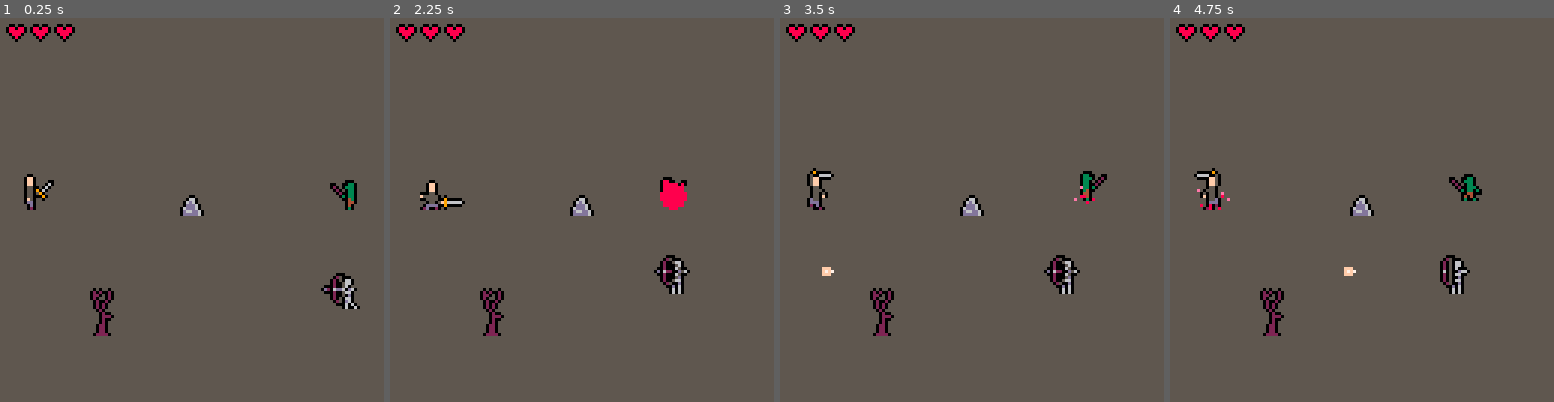
Above: before the commit, frames 1-4 (left to right).
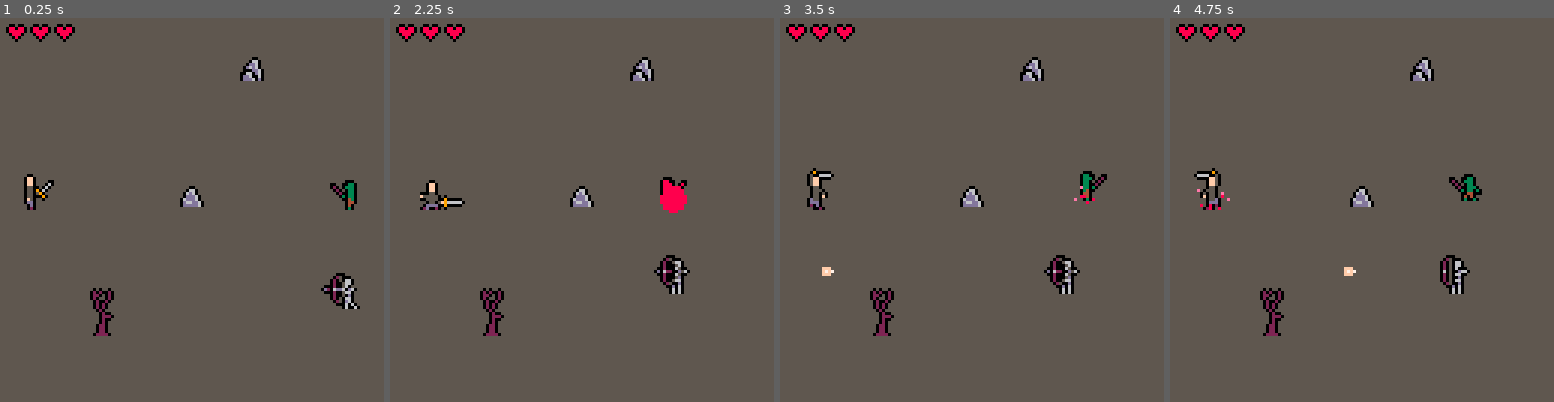
Above: after the commit, the same moments.

Repository: ironchestgames/pico-8-carts
Game: PICO-8 cartridge vvoe2.p8
Same seed, same stepped clock (60 frames per second), same inputs: the game is played once before the commit and once after it.
Inputs:
- Up to frame 1 (0.25 s): no input
- Up to frame 2 (2.25 s): tap X (X key) at 0.33, 1.07, 1.85 s; tap O (Z key) at 0.7, 1.7, 2.1 s; hold Right 1.6-2.1 s; hold Up from 2.15 s (still down)
- Up to frame 3 (3.5 s): release Up at 2.42 s; hold Right 2.47-3.03 s; tap O (Z key) at 2.5, 2.9, 3.3 s; tap X (X key) at 2.97 s; hold Left from 3.08 s (still down)
- Up to frame 4 (4.75 s): release Left at 3.58 s; hold Down 3.63-3.97 s; tap O (Z key) at 3.7, 4.1, 4.5 s; hold Right 4.02-4.68 s; tap X (X key) at 4.08 s; hold Up from 4.73 s (still down)

The runs differ from the first frame. In frame 1, 0.7% of the frame differs, in the area x 46-69%, y 10-52%; in frame 2, 0.7%, in the area x 46-78%, y 10-52%; in frame 3, 0.7%; in frame 4, 0.7%.

Commit message:
vvoe2 - remove special case for props and make them actors

Diff:
--- a/vvoe2.p8
+++ b/vvoe2.p8
@@ -394,7 +394,7 @@
  _a.toocloseto,
  _a.a,
  _a.hh,
- _a.drawtype
+ _a.yoff
    =
    'idling',
    0,
@@ -405,8 +405,8 @@
    _a.comfydist or 1,
    {},
    0,
-   5,
-   'actor'
+   _a.hh or 5,
+   _a.yoff or 0
  return _a
 end
 
@@ -963,20 +963,23 @@
  add(actors,newmeleetroll(120,64))
  add(actors,newbowskele(120,100))
 
- add(props,{
-  x=64,y=64,
+ add(props,actfact({
+  x=64,y=60,
   hw=4,hh=2,
-  sprite=80,
-  drawtype='prop',
- })
-
- add(props,{
+  idling={pfn'0,41,8,7, -4,-4,'},
+ }))
+
+ add(props,actfact({
+  x=84,y=18,
+  hw=4,hh=2,
+  idling={pfn'8,40,8,8, -4,-5,'},
+ }))
+
+ add(props,actfact({
   x=34,y=104,
   hw=4,hh=2,
-  istall=true,
-  sprite=96,
-  drawtype='prop',
- })
+  idling={pfn'0,48,8,16, -4,-14,'},
+ }))
 
  music(theme*10,0,0b0011)
  if boss then
@@ -1537,79 +1540,63 @@
  sortony(_drawables)
 
  for _,_d in pairs(_drawables) do
-  if _d.drawtype == 'prop' then
-   local _p=_d
-   -- rect(
-   --  _p.x-_p.hw,
-   --  _p.y-_p.hh,
-   --  _p.x+_p.hw,
-   --  _p.y+_p.hh,
-   --  15)
-
-   spr(_p.sprite,_p.x-4,_p.y-6)
-   if _p.istall then
-    spr(_p.sprite+1,_p.x-4,_p.y-6-8)
-   end
-
-  elseif _d.drawtype == 'actor' then
-   local _a=_d
-   local state=_a.state
-   local _curframe=flr(_a.curframe)
-   local f=_a[state][_curframe]
-
-   for k,v in pairs(_a.cols or {}) do
-    pal(k,v,0)
-   end
-
-   -- draw dmg overlay color
-   if _a.dmgfx_c > 0 then
-    for i=1,15 do
-     pal(i,_a.dmgfx_col,0)
-    end
-   end
-
-   -- draw weapon
-   if _a == avatar and avatar.items.weapon then
-    item=avatar.items.weapon
-    local f=item[state][_curframe]
-    pal(6,item.col,0)
-    sspr(
-     f[1],f[2],
-     f[3],f[4],
-     _a.flipx and _a.x-f[3]-f[5] or _a.x+f[5],
-     _a.y+f[6],
-     f[3],f[4],_a.flipx)
-   end
-
+  local _a=_d
+  local state=_a.state
+  local _curframe=flr(_a.curframe)
+  local f=_a[state][_curframe]
+
+  for k,v in pairs(_a.cols or {}) do
+   pal(k,v,0)
+  end
+
+  -- draw dmg overlay color
+  if _a.dmgfx_c > 0 then
+   for i=1,15 do
+    pal(i,_a.dmgfx_col,0)
+   end
+  end
+
+  -- draw weapon
+  if _a == avatar and avatar.items.weapon then
+   item=avatar.items.weapon
+   local f=item[state][_curframe]
+   pal(6,item.col,0)
    sspr(
     f[1],f[2],
     f[3],f[4],
     _a.flipx and _a.x-f[3]-f[5] or _a.x+f[5],
     _a.y+f[6],
     f[3],f[4],_a.flipx)
-
-   -- draw offhand
-   if _a == avatar and avatar.items.offhand then
-    item=avatar.items.offhand
-    local f=item[state][min(flr(item.curframe),#item[state])]
-    pal(6,item.col,0)
-    sspr(f[1],f[2],f[3],f[4],_a.x+f[5],_a.y+f[6],f[3],f[4],flipx)
-   end
-
-   -- reset colors
-   for i=1,15 do
-    pal(i,i,0)
-   end
-
-   -- rect(
-   --  _a.x-_a.hw,
-   --  _a.y-_a.hh+_a.yoff,
-   --  _a.x+_a.hw,
-   --  _a.y+_a.hh+_a.yoff,
-   --  13)
-
-   -- circfill(_a.x,_a.y,1,14)
-  end
+  end
+
+  sspr(
+   f[1],f[2],
+   f[3],f[4],
+   _a.flipx and _a.x-f[3]-f[5] or _a.x+f[5],
+   _a.y+f[6],
+   f[3],f[4],_a.flipx)
+
+  -- draw offhand
+  if _a == avatar and avatar.items.offhand then
+   item=avatar.items.offhand
+   local f=item[state][min(flr(item.curframe),#item[state])]
+   pal(6,item.col,0)
+   sspr(f[1],f[2],f[3],f[4],_a.x+f[5],_a.y+f[6],f[3],f[4],flipx)
+  end
+
+  -- reset colors
+  for i=1,15 do
+   pal(i,i,0)
+  end
+
+  -- rect(
+  --  _a.x-_a.hw,
+  --  _a.y-_a.hh+_a.yoff,
+  --  _a.x+_a.hw,
+  --  _a.y+_a.hh+_a.yoff,
+  --  13)
+
+  -- circfill(_a.x,_a.y,1,14)
  end
 
  -- draw vfx
@@ -2041,322 +2028,322 @@
 06ddd60b00660d60bbbbbbbbbbbbbbbbbb06605020bbbbb06605020bbbbb06060bbbbbbb06060bbbbbbbbbbbbbbbbbbbbbbbbbbbbbbbbbbbbbbbbbbbbbbbbbbb
 0d66dd600dd60060bbbbbbbbbbbbbbbbbb0d00520bbbbbb06d0520bbbbbb06060bbbbbbb06060bbbbbbbbbbbbbbbbbbbbbbbbbbbbbbbbbbbbbbbbbbbbbbbbbbb
 0ddddd600ddd60d0bbbbbbbbbbbbbbbbbb060b00bbbbbb0606000bbbbbbbbbbbbbbbbbbbbbbbbbbbbbbbbbbbbbbbbbbbbbbbbbbbbbbbbbbbbbbbbbbbbbbbbbbb
-bbb0200bb0b0bb0bbbbbbbbbbbbbbbbbbb060bbbbbbbb060060bbbbbbbbbbbbbbbbbbbbbbbbbbbbbbbbbbbbbbbbbbbbbbbbbbbbbbbbbbbbbbbbbbbbbbbbbbbbb
-bbb0222002020020bbbbbbbbbbbbbbbbbb060bbbbbbbbbbbbbbbbbbbbbbbbbbbbbbbbbbbbbbbbbbbbbbbbbbbbbbbbbbbbbbbbbbbbbbbbbbbbbbbbbbbbbbbbbbb
-bbb0200b0220b020bbbbbbbbbbbbbbbbbbbbbbbbbbbbbbbbbbbbbbbbbbbbbbbbbbbbbbbbbbbbbbbbbbbbbbbbbbbbbbbbbbbbbbbbbbbbbbbbbbbbbbbbbbbbbbbb
-bbb020bb020bb020bbbbbbbbbbbbbbbbbbbbbbbbbbbbbbbbbbbbbbbbbbbbbbbbbbbbbbbbbbbbbbbbbbbbbbbbbbbbbbbbbbbbbbbbbbbbbbbbbbbbbbbbbbbbbbbb
-bb0220bbb020020bbbbbbbbbbbbbbbbbbbbbbbbbbbbbbbbbbbbbbbbbbbbbbbbbbbbbbbbbbbbbbbbbbbbbbbbbbbbbbbbbbbbbbbbbbbbbbbbbbbbbbbbbbbbbbbbb
-bb0220bbb02020bbbbbbbbbbbbbbbbbbbbbbbbbbbbbbbbbbbbbbbbbbbbbbbbbbbbbbbbbbbbbbbbbbbbbbbbbbbbbbbbbbbbbbbbbbbbbbbbbbbbbbbbbbbbbbbbbb
-bb0220bbb02020bbbbbbbbbbbbbbbbbbbbbbbbbbbbbbbbbbbbbbbbbbbbbbbbbbbbbbbbbbbbbbbbbbbbbbbbbbbbbbbbbbbbbbbbbbbbbbbbbbbbbbbbbbbbbbbbbb
-b022220bbb020bbbbbbbbbbbbbbbbbbbbbbbbbbbbbbbbbbbbbbbbbbbbbbbbbbbbbbbbbbbbbbbbbbbbbbbbbbbbbbbbbbbbbbbbbbbbbbbbbbbbbbbbbbbbbbbbbbb
-bbbbbbbbbbbbbbbbbbbbbbbbbbbbbbbbbbbbbbbbbbbbbbbbbbbbbbbbbbbbbbbbbbbbbbbbbbbbbbbbbbbbbbbbbbbbbbbbbbbbbbbbbbbbbbbbbbbbbbbbbbbbbbbb
-bbbbbbbbbbbbbbbbbbbbbbbbbbbbbbbbbbbbbbbbbbbbbbbbbbbbbbbbbbbbbbbbbbbbbbbbbbbbbbbbbbbbbbbbbbbbbbbbbbbbbbbbbbbbbbbbbbbbbbbbbbbbbbbb
-bbbbbbbbbbbbbbbbbbbbbbbbbbbbbbbbbbbbbbbbbbbbbbbbbbbbbbbbbbbbbbbbbbbbbbbbbbbbbbbbbbbbbbbbbbbbbbbbbbbbbbbbbbbbbbbbbbbbbbbbbbbbbbbb
-bbbbbbbbbbbbbbbbbbbbbbbbbbbbbbbbbbbbbbbbbbbbbbbbbbbbbbbbbbbbbbbbbbbbbbbbbbbbbbbbbbbbbbbbbbbbbbbbbbbbbbbbbbbbbbbbbbbbbbbbbbbbbbbb
-bbbbbbbbbbbbbbbbbbbbbbbbbbbbbbbbbbbbbbbbbbbbbbbbbbbbbbbbbbbbbbbbbbbbbbbbbbbbbbbbbbbbbbbbbbbbbbbbbbbbbbbbbbbbbbbbbbbbbbbbbbbbbbbb
-bbbbbbbbbbbbbbbbbbbbbbbbbbbbbbbbbbbbbbbbbbbbbbbbbbbbbbbbbbbbbbbbbbbbbbbbbbbbbbbbbbbbbbbbbbbbbbbbbbbbbbbbbbbbbbbbbbbbbbbbbbbbbbbb
-bbbbbbbbbbbbbbbbbbbbbbbbbbbbbbbbbbbbbbbbbbbbbbbbbbbbbbbbbbbbbbbbbbbbbbbbbbbbbbbbbbbbbbbbbbbbbbbbbbbbbbbbbbbbbbbbbbbbbbbbbbbbbbbb
-bbbbbbbbbbbbbbbbbbbbbbbbbbbbbbbbbbbbbbbbbbbbbbbbbbbbbbbbbbbbbbbbbbbbbbbbbbbbbbbbbbbbbbbbbbbbbbbbbbbbbbbbbbbbbbbbbbbbbbbbbbbbbbbb
-bbbbbbbbbbbbbbbbbbbbbbbbbbbbbbbbbbbbbbbbbbbbbbbbbbbbbbbbbbbbbbbbbbbbbbbbbbbbbbbbbbbbbbbbbbbbbbbbbbbbbbbbbbbbbbbbbbbbbbbbbbbbbbbb
-bbbbbbbbbbbbbbbbbbbbbbbbbbbbbbbbbbbbbbbbbbbbbbbbbbbbbbbbbbbbbbbbbbbbbbbbbbbbbbbbbbbbbbbbbbbbbbbbbbbbbbbbbbbbbbbbbbbbbbbbbbbbbbbb
-bbbbbbbbbbbbbbbbbbbbbbbbbbbbbbbbbbbbbbbbbbbbbbbbbbbbbbbbbbbbbbbbbbbbbbbbbbbbbbbbbbbbbbbbbbbbbbbbbbbbbbbbbbbbbbbbbbbbbbbbbbbbbbbb
-bbbbbbbbbbbbbbbbbbbbbbbbbbbbbbbbbbbbbbbbbbbbbbbbbbbbbbbbbbbbbbbbbbbbbbbbbbbbbbbbbbbbbbbbbbbbbbbbbbbbbbbbbbbbbbbbbbbbbbbbbbbbbbbb
-bbbbbbbbbbbbbbbbbbbbbbbbbbbbbbbbbbbbbbbbbbbbbbbbbbbbbbbbbbbbbbbbbbbbbbbbbbbbbbbbbbbbbbbbbbbbbbbbbbbbbbbbbbbbbbbbbbbbbbbbbbbbbbbb
-bbbbbbbbbbbbbbbbbbbbbbbbbbbbbbbbbbbbbbbbbbbbbbbbbbbbbbbbbbbbbbbbbbbbbbbbbbbbbbbbbbbbbbbbbbbbbbbbbbbbbbbbbbbbbbbbbbbbbbbbbbbbbbbb
-bbbbbbbbbbbbbbbbbbbbbbbbbbbbbbbbbbbbbbbbbbbbbbbbbbbbbbbbbbbbbbbbbbbbbbbbbbbbbbbbbbbbbbbbbbbbbbbbbbbbbbbbbbbbbbbbbbbbbbbbbbbbbbbb
-bbbbbbbbbbbbbbbbbbbbbbbbbbbbbbbbbbbbbbbbbbbbbbbbbbbbbbbbbbbbbbbbbbbbbbbbbbbbbbbbbbbbbbbbbbbbbbbbbbbbbbbbbbbbbbbbbbbbbbbbbbbbbbbb
-bbbbbbbbbbbbbbbbbbbbbbbbbbbbbbbbbbbbbbbbbbbbbbbbbbbbbbbbbbbbbbbbbbbbbbbbbbbbbbbbbbbbbbbbbbbbbbbbbbbbbbbbbbbbbbbbbbbbbbbbbbbbbbbb
-bbbbbbbbbbbbbbbbbbbbbbbbbbbbbbbbbbbbbbbbbbbbbbbbbbbbbbbbbbbbbbbbbbbbbbbbbbbbbbbbbbbbbbbbbbbbbbbbbbbbbbbbbbbbbbbbbbbbbbbbbbbbbbbb
-bbbbbbbbbbbbbbbbbbbbbbbbbbbbbbbbbbbbbbbbbbbbbbbbbbbbbbbbbbbbbbbbbbbbbbbbbbbbbbbbbbbbbbbbbbbbbbbbbbbbbbbbbbbbbbbbbbbbbbbbbbbbbbbb
-bbbbbbbbbbbbbbbbbbbbbbbbbbbbbbbbbbbbbbbbbbbbbbbbbbbbbbbbbbbbbbbbbbbbbbbbbbbbbbbbbbbbbbbbbbbbbbbbbbbbbbbbbbbbbbbbbbbbbbbbbbbbbbbb
-bbbbbbbbbbbbbbbbbbbbbbbbbbbbbbbbbbbbbbbbbbbbbbbbbbbbbbbbbbbbbbbbbbbbbbbbbbbbbbbbbbbbbbbbbbbbbbbbbbbbbbbbbbbbbbbbbbbbbbbbbbbbbbbb
-bbbbbbbbbbbbbbbbbbbbbbbbbbbbbbbbbbbbbbbbbbbbbbbbbbbbbbbbbbbbbbbbbbbbbbbbbbbbbbbbbbbbbbbbbbbbbbbbbbbbbbbbbbbbbbbbbbbbbbbbbbbbbbbb
-bbbbbbbbbbbbbbbbbbbbbbbbbbbbbbbbbbbbbbbbbbbbbbbbbbbbbbbbbbbbbbbbbbbbbbbbbbbbbbbbbbbbbbbbbbbbbbbbbbbbbbbbbbbbbbbbbbbbbbbbbbbbbbbb
-bbbbbbbbbbbbbbbbbbbbbbbbbbbbbbbbbbbbbbbbbbbbbbbbbbbbbbbbbbbbbbbbbbbbbbbbbbbbbbbbbbbbbbbbbbbbbbbbbbbbbbbbbbbbbbbbbbbbbbbbbbbbbbbb
-bbbbbbbbbbbbbbbbbbbbbbbbbbbbbbbbbbbbbbbbbbbbbbbbbbbbbbbbbbbbbbbbbbbbbbbbbbbbbbbbbbbbbbbbbbbbbbbbbbbbbbbbbbbbbbbbbbbbbbbbbbbbbbbb
-bbbbbbbbbbbbbbbbbbbbbbbbbbbbbbbbbbbbbbbbbbbbbbbbbbbbbbbbbbbbbbbbbbbbbbbbbbbbbbbbbbbbbbbbbbbbbbbbbbbbbbbbbbbbbbbbbbbbbbbbbbbbbbbb
-bbbbbbbbbbbbbbbbbbbbbbbbbbbbbbbbbbbbbbbbbbbbbbbbbbbbbbbbbbbbbbbbbbbbbbbbbbbbbbbbbbbbbbbbbbbbbbbbbbbbbbbbbbbbbbbbbbbbbbbbbbbbbbbb
-bbbbbbbbbbbbbbbbbbbbbbbbbbbbbbbbbbbbbbbbbbbbbbbbbbbbbbbbbbbbbbbbbbbbbbbbbbbbbbbbbbbbbbbbbbbbbbbbbbbbbbbbbbbbbbbbbbbbbbbbbbbbbbbb
-bbbbbbbbbbbbbbbbbbbbbbbbbbbbbbbbbbbbbbbbbbbbbbbbbbbbbbbbbbbbbbbbbbbbbbbbbbbbbbbbbbbbbbbbbbbbbbbbbbbbbbbbbbbbbbbbbbbbbbbbbbbbbbbb
-bbbbbbbbbbbbbbbbbbbbbbbbbbbbbbbbbbbbbbbbbbbbbbbbbbbbbbbbbbbbbbbbbbbbbbbbbbbbbbbbbbbbbbbbbbbbbbbbbbbbbbbbbbbbbbbbbbbbbbbbbbbbbbbb
-bbbbbbbbbbbbbbbbbbbbbbbbbbbbbbbbbbbbbbbbbbbbbbbbbbbbbbbbbbbbbbbbbbbbbbbbbbbbbbbbbbbbbbbbbbbbbbbbbbbbbbbbbbbbbbbbbbbbbbbbbbbbbbbb
-bbbbbbbbbbbbbbbbbbbbbbbbbbbbbbbbbbbbbbbbbbbbbbbbbbbbbbbbbbbbbbbbbbbbbbbbbbbbbbbbbbbbbbbbbbbbbbbbbbbbbbbbbbbbbbbbbbbbbbbbbbbbbbbb
-bbbbbbbbbbbbbbbbbbbbbbbbbbbbbbbbbbbbbbbbbbbbbbbbbbbbbbbbbbbbbbbbbbbbbbbbbbbbbbbbbbbbbbbbbbbbbbbbbbbbbbbbbbbbbbbbbbbbbbbbbbbbbbbb
-bbbbbbbbbbbbbbbbbbbbbbbbbbbbbbbbbbbbbbbbbbbbbbbbbbbbbbbbbbbbbbbbbbbbbbbbbbbbbbbbbbbbbbbbbbbbbbbbbbbbbbbbbbbbbbbbbbbbbbbbbbbbbbbb
-bbbbbbbbbbbbbbbbbbbbbbbbbbbbbbbbbbbbbbbbbbbbbbbbbbbbbbbbbbbbbbbbbbbbbbbbbbbbbbbbbbbbbbbbbbbbbbbbbbbbbbbbbbbbbbbbbbbbbbbbbbbbbbbb
-bbbbbbbbbbbbbbbbbbbbbbbbbbbbbbbbbbbbbbbbbbbbbbbbbbbbbbbbbbbbbbbbbbbbbbbbbbbbbbbbbbbbbbbbbbbbbbbbbbbbbbbbbbbbbbbbbbbbbbbbbbbbbbbb
-bbbbbbbbbbbbbbbbbbbbbbbbbbbbbbbbbbbbbbbbbbbbbbbbbbbbbbbbbbbbbbbbbbbbbbbbbbbbbbbbbbbbbbbbbbbbbbbbbbbbbbbbbbbbbbbbbbbbbbbbbbbbbbbb
-bbbbbbbbbbbbbbbbbbbbbbbbbbbbbbbbbbbbbbbbbbbbbbbbbbbbbbbbbbbbbbbbbbbbbbbbbbbbbbbbbbbbbbbbbbbbbbbbbbbbbbbbbbbbbbbbbbbbbbbbbbbbbbbb
-bbbbbbbbbbbbbbbbbbbbbbbbbbbbbbbbbbbbbbbbbbbbbbbbbbbbbbbbbbbbbbbbbbbbbbbbbbbbbbbbbbbbbbbbbbbbbbbbbbbbbbbbbbbbbbbbbbbbbbbbbbbbbbbb
-bbbbbbbbbbbbbbbbbbbbbbbbbbbbbbbbbbbbbbbbbbbbbbbbbbbbbbbbbbbbbbbbbbbbbbbbbbbbbbbbbbbbbbbbbbbbbbbbbbbbbbbbbbbbbbbbbbbbbbbbbbbbbbbb
-bbbbbbbbbbbbbbbbbbbbbbbbbbbbbbbbbbbbbbbbbbbbbbbbbbbbbbbbbbbbbbbbbbbbbbbbbbbbbbbbbbbbbbbbbbbbbbbbbbbbbbbbbbbbbbbbbbbbbbbbbbbbbbbb
-bbbbbbbbbbbbbbbbbbbbbbbbbbbbbbbbbbbbbbbbbbbbbbbbbbbbbbbbbbbbbbbbbbbbbbbbbbbbbbbbbbbbbbbbbbbbbbbbbbbbbbbbbbbbbbbbbbbbbbbbbbbbbbbb
-bbbbbbbbbbbbbbbbbbbbbbbbbbbbbbbbbbbbbbbbbbbbbbbbbbbbbbbbbbbbbbbbbbbbbbbbbbbbbbbbbbbbbbbbbbbbbbbbbbbbbbbbbbbbbbbbbbbbbbbbbbbbbbbb
-bbbbbbbbbbbbbbbbbbbbbbbbbbbbbbbbbbbbbbbbbbbbbbbbbbbbbbbbbbbbbbbbbbbbbbbbbbbbbbbbbbbbbbbbbbbbbbbbbbbbbbbbbbbbbbbbbbbbbbbbbbbbbbbb
-bbbbbbbbbbbbbbbbbbbbbbbbbbbbbbbbbbbbbbbbbbbbbbbbbbbbbbbbbbbbbbbbbbbbbbbbbbbbbbbbbbbbbbbbbbbbbbbbbbbbbbbbbbbbbbbbbbbbbbbbbbbbbbbb
-bbbbbbbbbbbbbbbbbbbbbbbbbbbbbbbbbbbbbbbbbbbbbbbbbbbbbbbbbbbbbbbbbbbbbbbbbbbbbbbbbbbbbbbbbbbbbbbbbbbbbbbbbbbbbbbbbbbbbbbbbbbbbbbb
-bbbbbbbbbbbbbbbbbbbbbbbbbbbbbbbbbbbbbbbbbbbbbbbbbbbbbbbbbbbbbbbbbbbbbbbbbbbbbbbbbbbbbbbbbbbbbbbbbbbbbbbbbbbbbbbbbbbbbbbbbbbbbbbb
-bbbbbbbbbbbbbbbbbbbbbbbbbbbbbbbbbbbbbbbbbbbbbbbbbbbbbbbbbbbbbbbbbbbbbbbbbbbbbbbbbbbbbbbbbbbbbbbbbbbbbbbbbbbbbbbbbbbbbbbbbbbbbbbb
-bbbbbbbbbbbbbbbbbbbbbbbbbbbbbbbbbbbbbbbbbbbbbbbbbbbbbbbbbbbbbbbbbbbbbbbbbbbbbbbbbbbbbbbbbbbbbbbbbbbbbbbbbbbbbbbbbbbbbbbbbbbbbbbb
-bbbbbbbbbbbbbbbbbbbbbbbbbbbbbbbbbbbbbbbbbbbbbbbbbbbbbbbbbbbbbbbbbbbbbbbbbbbbbbbbbbbbbbbbbbbbbbbbbbbbbbbbbbbbbbbbbbbbbbbbbbbbbbbb
-bbbbbbbbbbbbbbbbbbbbbbbbbbbbbbbbbbbbbbbbbbbbbbbbbbbbbbbbbbbbbbbbbbbbbbbbbbbbbbbbbbbbbbbbbbbbbbbbbbbbbbbbbbbbbbbbbbbbbbbbbbbbbbbb
-bbbbbbbbbbbbbbbbbbbbbbbbbbbbbbbbbbbbbbbbbbbbbbbbbbbbbbbbbbbbbbbbbbbbbbbbbbbbbbbbbbbbbbbbbbbbbbbbbbbbbbbbbbbbbbbbbbbbbbbbbbbbbbbb
-bbbbbbbbbbbbbbbbbbbbbbbbbbbbbbbbbbbbbbbbbbbbbbbbbbbbbbbbbbbbbbbbbbbbbbbbbbbbbbbbbbbbbbbbbbbbbbbbbbbbbbbbbbbbbbbbbbbbbbbbbbbbbbbb
-bbbbbbbbbbbbbbbbbbbbbbbbbbbbbbbbbbbbbbbbbbbbbbbbbbbbbbbbbbbbbbbbbbbbbbbbbbbbbbbbbbbbbbbbbbbbbbbbbbbbbbbbbbbbbbbbbbbbbbbbbbbbbbbb
-bbbbbbbbbbbbbbbbbbbbbbbbbbbbbbbbbbbbbbbbbbbbbbbbbbbbbbbbbbbbbbbbbbbbbbbbbbbbbbbbbbbbbbbbbbbbbbbbbbbbbbbbbbbbbbbbbbbbbbbbbbbbbbbb
-bbbbbbbbbbbbbbbbbbbbbbbbbbbbbbbbbbbbbbbbbbbbbbbbbbbbbbbbbbbbbbbbbbbbbbbbbbbbbbbbbbbbbbbbbbbbbbbbbbbbbbbbbbbbbbbbbbbbbbbbbbbbbbbb
-bbbbbbbbbbbbbbbbbbbbbbbbbbbbbbbbbbbbbbbbbbbbbbbbbbbbbbbbbbbbbbbbbbbbbbbbbbbbbbbbbbbbbbbbbbbbbbbbbbbbbbbbbbbbbbbbbbbbbbbbbbbbbbbb
-bbbbbbbbbbbbbbbbbbbbbbbbbbbbbbbbbbbbbbbbbbbbbbbbbbbbbbbbbbbbbbbbbbbbbbbbbbbbbbbbbbbbbbbbbbbbbbbbbbbbbbbbbbbbbbbbbbbbbbbbbbbbbbbb
-bbbbbbbbbbbbbbbbbbbbbbbbbbbbbbbbbbbbbbbbbbbbbbbbbbbbbbbbbbbbbbbbbbbbbbbbbbbbbbbbbbbbbbbbbbbbbbbbbbbbbbbbbbbbbbbbbbbbbbbbbbbbbbbb
-bbbbbbbbbbbbbbbbbbbbbbbbbbbbbbbbbbbbbbbbbbbbbbbbbbbbbbbbbbbbbbbbbbbbbbbbbbbbbbbbbbbbbbbbbbbbbbbbbbbbbbbbbbbbbbbbbbbbbbbbbbbbbbbb
-bbbbbbbbbbbbbbbbbbbbbbbbbbbbbbbbbbbbbbbbbbbbbbbbbbbbbbbbbbbbbbbbbbbbbbbbbbbbbbbbbbbbbbbbbbbbbbbbbbbbbbbbbbbbbbbbbbbbbbbbbbbbbbbb
-bbbbbbbbbbbbbbbbbbbbbbbbbbbbbbbbbbbbbbbbbbbbbbbbbbbbbbbbbbbbbbbbbbbbbbbbbbbbbbbbbbbbbbbbbbbbbbbbbbbbbbbbbbbbbbbbbbbbbbbbbbbbbbbb
-bbbbbbbbbbbbbbbbbbbbbbbbbbbbbbbbbbbbbbbbbbbbbbbbbbbbbbbbbbbbbbbbbbbbbbbbbbbbbbbbbbbbbbbbbbbbbbbbbbbbbbbbbbbbbbbbbbbbbbbbbbbbbbbb
-bbbbbbbbbbbbbbbbbbbbbbbbbbbbbbbbbbbbbbbbbbbbbbbbbbbbbbbbbbbbbbbbbbbbbbbbbbbbbbbbbbbbbbbbbbbbbbbbbbbbbbbbbbbbbbbbbbbbbbbbbbbbbbbb
-bbbbbbbbbbbbbbbbbbbbbbbbbbbbbbbbbbbbbbbbbbbbbbbbbbbbbbbbbbbbbbbbbbbbbbbbbbbbbbbbbbbbbbbbbbbbbbbbbbbbbbbbbbbbbbbbbbbbbbbbbbbbbbbb
-bbbbbbbbbbbbbbbbbbbbbbbbbbbbbbbbbbbbbbbbbbbbbbbbbbbbbbbbbbbbbbbbbbbbbbbbbbbbbbbbbbbbbbbbbbbbbbbbbbbbbbbbbbbbbbbbbbbbbbbbbbbbbbbb
-bbbbbbbbbbbbbbbbbbbbbbbbbbbbbbbbbbbbbbbbbbbbbbbbbbbbbbbbbbbbbbbbbbbbbbbbbbbbbbbbbbbbbbbbbbbbbbbbbbbbbbbbbbbbbbbbbbbbbbbbbbbbbbbb
-bbbbbbbbbbbbbbbbbbbbbbbbbbbbbbbbbbbbbbbbbbbbbbbbbbbbbbbbbbbbbbbbbbbbbbbbbbbbbbbbbbbbbbbbbbbbbbbbbbbbbbbbbbbbbbbbbbbbbbbbbbbbbbbb
-bbbbbbbbbbbbbbbbbbbbbbbbbbbbbbbbbbbbbbbbbbbbbbbbbbbbbbbbbbbbbbbbbbbbbbbbbbbbbbbbbbbbbbbbbbbbbbbbbbbbbbbbbbbbbbbbbbbbbbbbbbbbbbbb
-bbbbbbbbbbbbbbbbbbbbbbbbbbbbbbbbbbbbbbbbbbbbbbbbbbbbbbbbbbbbbbbbbbbbbbbbbbbbbbbbbbbbbbbbbbbbbbbbbbbbbbbbbbbbbbbbbbbbbbbbbbbbbbbb
-bbbbbbbbbbbbbbbbbbbbbbbbbbbbbbbbbbbbbbbbbbbbbbbbbbbbbbbbbbbbbbbbbbbbbbbbbbbbbbbbbbbbbbbbbbbbbbbbbbbbbbbbbbbbbbbbbbbbbbbbbbbbbbbb
-bbbbbbbbbbbbbbbbbbbbbbbbbbbbbbbbbbbbbbbbbbbbbbbbbbbbbbbbbbbbbbbbbbbbbbbbbbbbbbbbbbbbbbbbbbbbbbbbbbbbbbbbbbbbbbbbbbbbbbbbbbbbbbbb
-…(239 lines of a section not shown)…
+b0b0bb0bbbbbbbbbbbbbbbbbbbbbbbbbbb060bbbbbbbb060060bbbbbbbbbbbbbbbbbbbbbbbbbbbbbbbbbbbbbbbbbbbbbbbbbbbbbbbbbbbbbbbbbbbbbbbbbbbbb
+02020020bbbbbbbbbbbbbbbbbbbbbbbbbb060bbbbbbbbbbbbbbbbbbbbbbbbbbbbbbbbbbbbbbbbbbbbbbbbbbbbbbbbbbbbbbbbbbbbbbbbbbbbbbbbbbbbbbbbbbb
+0220b020bbbbbbbbbbbbbbbbbbbbbbbbbbbbbbbbbbbbbbbbbbbbbbbbbbbbbbbbbbbbbbbbbbbbbbbbbbbbbbbbbbbbbbbbbbbbbbbbbbbbbbbbbbbbbbbbbbbbbbbb
+020bb020bbbbbbbbbbbbbbbbbbbbbbbbbbbbbbbbbbbbbbbbbbbbbbbbbbbbbbbbbbbbbbbbbbbbbbbbbbbbbbbbbbbbbbbbbbbbbbbbbbbbbbbbbbbbbbbbbbbbbbbb
+b020020bbbbbbbbbbbbbbbbbbbbbbbbbbbbbbbbbbbbbbbbbbbbbbbbbbbbbbbbbbbbbbbbbbbbbbbbbbbbbbbbbbbbbbbbbbbbbbbbbbbbbbbbbbbbbbbbbbbbbbbbb
+b02020bbbbbbbbbbbbbbbbbbbbbbbbbbbbbbbbbbbbbbbbbbbbbbbbbbbbbbbbbbbbbbbbbbbbbbbbbbbbbbbbbbbbbbbbbbbbbbbbbbbbbbbbbbbbbbbbbbbbbbbbbb
+b02020bbbbbbbbbbbbbbbbbbbbbbbbbbbbbbbbbbbbbbbbbbbbbbbbbbbbbbbbbbbbbbbbbbbbbbbbbbbbbbbbbbbbbbbbbbbbbbbbbbbbbbbbbbbbbbbbbbbbbbbbbb
+bb020bbbbbbbbbbbbbbbbbbbbbbbbbbbbbbbbbbbbbbbbbbbbbbbbbbbbbbbbbbbbbbbbbbbbbbbbbbbbbbbbbbbbbbbbbbbbbbbbbbbbbbbbbbbbbbbbbbbbbbbbbbb
+bbb0200bbbbbbbbbbbbbbbbbbbbbbbbbbbbbbbbbbbbbbbbbbbbbbbbbbbbbbbbbbbbbbbbbbbbbbbbbbbbbbbbbbbbbbbbbbbbbbbbbbbbbbbbbbbbbbbbbbbbbbbbb
+bbb02220bbbbbbbbbbbbbbbbbbbbbbbbbbbbbbbbbbbbbbbbbbbbbbbbbbbbbbbbbbbbbbbbbbbbbbbbbbbbbbbbbbbbbbbbbbbbbbbbbbbbbbbbbbbbbbbbbbbbbbbb
+bbb0200bbbbbbbbbbbbbbbbbbbbbbbbbbbbbbbbbbbbbbbbbbbbbbbbbbbbbbbbbbbbbbbbbbbbbbbbbbbbbbbbbbbbbbbbbbbbbbbbbbbbbbbbbbbbbbbbbbbbbbbbb
+bbb020bbbbbbbbbbbbbbbbbbbbbbbbbbbbbbbbbbbbbbbbbbbbbbbbbbbbbbbbbbbbbbbbbbbbbbbbbbbbbbbbbbbbbbbbbbbbbbbbbbbbbbbbbbbbbbbbbbbbbbbbbb
+bb0220bbbbbbbbbbbbbbbbbbbbbbbbbbbbbbbbbbbbbbbbbbbbbbbbbbbbbbbbbbbbbbbbbbbbbbbbbbbbbbbbbbbbbbbbbbbbbbbbbbbbbbbbbbbbbbbbbbbbbbbbbb
+bb0220bbbbbbbbbbbbbbbbbbbbbbbbbbbbbbbbbbbbbbbbbbbbbbbbbbbbbbbbbbbbbbbbbbbbbbbbbbbbbbbbbbbbbbbbbbbbbbbbbbbbbbbbbbbbbbbbbbbbbbbbbb
+bb0220bbbbbbbbbbbbbbbbbbbbbbbbbbbbbbbbbbbbbbbbbbbbbbbbbbbbbbbbbbbbbbbbbbbbbbbbbbbbbbbbbbbbbbbbbbbbbbbbbbbbbbbbbbbbbbbbbbbbbbbbbb
+b022220bbbbbbbbbbbbbbbbbbbbbbbbbbbbbbbbbbbbbbbbbbbbbbbbbbbbbbbbbbbbbbbbbbbbbbbbbbbbbbbbbbbbbbbbbbbbbbbbbbbbbbbbbbbbbbbbbbbbbbbbb
+bbbbbbbbbbbbbbbbbbbbbbbbbbbbbbbbbbbbbbbbbbbbbbbbbbbbbbbbbbbbbbbbbbbbbbbbbbbbbbbbbbbbbbbbbbbbbbbbbbbbbbbbbbbbbbbbbbbbbbbbbbbbbbbb
+bbbbbbbbbbbbbbbbbbbbbbbbbbbbbbbbbbbbbbbbbbbbbbbbbbbbbbbbbbbbbbbbbbbbbbbbbbbbbbbbbbbbbbbbbbbbbbbbbbbbbbbbbbbbbbbbbbbbbbbbbbbbbbbb
+bbbbbbbbbbbbbbbbbbbbbbbbbbbbbbbbbbbbbbbbbbbbbbbbbbbbbbbbbbbbbbbbbbbbbbbbbbbbbbbbbbbbbbbbbbbbbbbbbbbbbbbbbbbbbbbbbbbbbbbbbbbbbbbb
+bbbbbbbbbbbbbbbbbbbbbbbbbbbbbbbbbbbbbbbbbbbbbbbbbbbbbbbbbbbbbbbbbbbbbbbbbbbbbbbbbbbbbbbbbbbbbbbbbbbbbbbbbbbbbbbbbbbbbbbbbbbbbbbb
+bbbbbbbbbbbbbbbbbbbbbbbbbbbbbbbbbbbbbbbbbbbbbbbbbbbbbbbbbbbbbbbbbbbbbbbbbbbbbbbbbbbbbbbbbbbbbbbbbbbbbbbbbbbbbbbbbbbbbbbbbbbbbbbb
+bbbbbbbbbbbbbbbbbbbbbbbbbbbbbbbbbbbbbbbbbbbbbbbbbbbbbbbbbbbbbbbbbbbbbbbbbbbbbbbbbbbbbbbbbbbbbbbbbbbbbbbbbbbbbbbbbbbbbbbbbbbbbbbb
+bbbbbbbbbbbbbbbbbbbbbbbbbbbbbbbbbbbbbbbbbbbbbbbbbbbbbbbbbbbbbbbbbbbbbbbbbbbbbbbbbbbbbbbbbbbbbbbbbbbbbbbbbbbbbbbbbbbbbbbbbbbbbbbb
+bbbbbbbbbbbbbbbbbbbbbbbbbbbbbbbbbbbbbbbbbbbbbbbbbbbbbbbbbbbbbbbbbbbbbbbbbbbbbbbbbbbbbbbbbbbbbbbbbbbbbbbbbbbbbbbbbbbbbbbbbbbbbbbb
+bbbbbbbbbbbbbbbbbbbbbbbbbbbbbbbbbbbbbbbbbbbbbbbbbbbbbbbbbbbbbbbbbbbbbbbbbbbbbbbbbbbbbbbbbbbbbbbbbbbbbbbbbbbbbbbbbbbbbbbbbbbbbbbb
+bbbbbbbbbbbbbbbbbbbbbbbbbbbbbbbbbbbbbbbbbbbbbbbbbbbbbbbbbbbbbbbbbbbbbbbbbbbbbbbbbbbbbbbbbbbbbbbbbbbbbbbbbbbbbbbbbbbbbbbbbbbbbbbb
+bbbbbbbbbbbbbbbbbbbbbbbbbbbbbbbbbbbbbbbbbbbbbbbbbbbbbbbbbbbbbbbbbbbbbbbbbbbbbbbbbbbbbbbbbbbbbbbbbbbbbbbbbbbbbbbbbbbbbbbbbbbbbbbb
+bbbbbbbbbbbbbbbbbbbbbbbbbbbbbbbbbbbbbbbbbbbbbbbbbbbbbbbbbbbbbbbbbbbbbbbbbbbbbbbbbbbbbbbbbbbbbbbbbbbbbbbbbbbbbbbbbbbbbbbbbbbbbbbb
+bbbbbbbbbbbbbbbbbbbbbbbbbbbbbbbbbbbbbbbbbbbbbbbbbbbbbbbbbbbbbbbbbbbbbbbbbbbbbbbbbbbbbbbbbbbbbbbbbbbbbbbbbbbbbbbbbbbbbbbbbbbbbbbb
+bbbbbbbbbbbbbbbbbbbbbbbbbbbbbbbbbbbbbbbbbbbbbbbbbbbbbbbbbbbbbbbbbbbbbbbbbbbbbbbbbbbbbbbbbbbbbbbbbbbbbbbbbbbbbbbbbbbbbbbbbbbbbbbb
+bbbbbbbbbbbbbbbbbbbbbbbbbbbbbbbbbbbbbbbbbbbbbbbbbbbbbbbbbbbbbbbbbbbbbbbbbbbbbbbbbbbbbbbbbbbbbbbbbbbbbbbbbbbbbbbbbbbbbbbbbbbbbbbb
+bbbbbbbbbbbbbbbbbbbbbbbbbbbbbbbbbbbbbbbbbbbbbbbbbbbbbbbbbbbbbbbbbbbbbbbbbbbbbbbbbbbbbbbbbbbbbbbbbbbbbbbbbbbbbbbbbbbbbbbbbbbbbbbb
+bbbbbbbbbbbbbbbbbbbbbbbbbbbbbbbbbbbbbbbbbbbbbbbbbbbbbbbbbbbbbbbbbbbbbbbbbbbbbbbbbbbbbbbbbbbbbbbbbbbbbbbbbbbbbbbbbbbbbbbbbbbbbbbb
+bbbbbbbbbbbbbbbbbbbbbbbbbbbbbbbbbbbbbbbbbbbbbbbbbbbbbbbbbbbbbbbbbbbbbbbbbbbbbbbbbbbbbbbbbbbbbbbbbbbbbbbbbbbbbbbbbbbbbbbbbbbbbbbb
+bbbbbbbbbbbbbbbbbbbbbbbbbbbbbbbbbbbbbbbbbbbbbbbbbbbbbbbbbbbbbbbbbbbbbbbbbbbbbbbbbbbbbbbbbbbbbbbbbbbbbbbbbbbbbbbbbbbbbbbbbbbbbbbb
+bbbbbbbbbbbbbbbbbbbbbbbbbbbbbbbbbbbbbbbbbbbbbbbbbbbbbbbbbbbbbbbbbbbbbbbbbbbbbbbbbbbbbbbbbbbbbbbbbbbbbbbbbbbbbbbbbbbbbbbbbbbbbbbb
+bbbbbbbbbbbbbbbbbbbbbbbbbbbbbbbbbbbbbbbbbbbbbbbbbbbbbbbbbbbbbbbbbbbbbbbbbbbbbbbbbbbbbbbbbbbbbbbbbbbbbbbbbbbbbbbbbbbbbbbbbbbbbbbb
+bbbbbbbbbbbbbbbbbbbbbbbbbbbbbbbbbbbbbbbbbbbbbbbbbbbbbbbbbbbbbbbbbbbbbbbbbbbbbbbbbbbbbbbbbbbbbbbbbbbbbbbbbbbbbbbbbbbbbbbbbbbbbbbb
+bbbbbbbbbbbbbbbbbbbbbbbbbbbbbbbbbbbbbbbbbbbbbbbbbbbbbbbbbbbbbbbbbbbbbbbbbbbbbbbbbbbbbbbbbbbbbbbbbbbbbbbbbbbbbbbbbbbbbbbbbbbbbbbb
+bbbbbbbbbbbbbbbbbbbbbbbbbbbbbbbbbbbbbbbbbbbbbbbbbbbbbbbbbbbbbbbbbbbbbbbbbbbbbbbbbbbbbbbbbbbbbbbbbbbbbbbbbbbbbbbbbbbbbbbbbbbbbbbb
+bbbbbbbbbbbbbbbbbbbbbbbbbbbbbbbbbbbbbbbbbbbbbbbbbbbbbbbbbbbbbbbbbbbbbbbbbbbbbbbbbbbbbbbbbbbbbbbbbbbbbbbbbbbbbbbbbbbbbbbbbbbbbbbb
+bbbbbbbbbbbbbbbbbbbbbbbbbbbbbbbbbbbbbbbbbbbbbbbbbbbbbbbbbbbbbbbbbbbbbbbbbbbbbbbbbbbbbbbbbbbbbbbbbbbbbbbbbbbbbbbbbbbbbbbbbbbbbbbb
+bbbbbbbbbbbbbbbbbbbbbbbbbbbbbbbbbbbbbbbbbbbbbbbbbbbbbbbbbbbbbbbbbbbbbbbbbbbbbbbbbbbbbbbbbbbbbbbbbbbbbbbbbbbbbbbbbbbbbbbbbbbbbbbb
+bbbbbbbbbbbbbbbbbbbbbbbbbbbbbbbbbbbbbbbbbbbbbbbbbbbbbbbbbbbbbbbbbbbbbbbbbbbbbbbbbbbbbbbbbbbbbbbbbbbbbbbbbbbbbbbbbbbbbbbbbbbbbbbb
+bbbbbbbbbbbbbbbbbbbbbbbbbbbbbbbbbbbbbbbbbbbbbbbbbbbbbbbbbbbbbbbbbbbbbbbbbbbbbbbbbbbbbbbbbbbbbbbbbbbbbbbbbbbbbbbbbbbbbbbbbbbbbbbb
+bbbbbbbbbbbbbbbbbbbbbbbbbbbbbbbbbbbbbbbbbbbbbbbbbbbbbbbbbbbbbbbbbbbbbbbbbbbbbbbbbbbbbbbbbbbbbbbbbbbbbbbbbbbbbbbbbbbbbbbbbbbbbbbb
+bbbbbbbbbbbbbbbbbbbbbbbbbbbbbbbbbbbbbbbbbbbbbbbbbbbbbbbbbbbbbbbbbbbbbbbbbbbbbbbbbbbbbbbbbbbbbbbbbbbbbbbbbbbbbbbbbbbbbbbbbbbbbbbb
+bbbbbbbbbbbbbbbbbbbbbbbbbbbbbbbbbbbbbbbbbbbbbbbbbbbbbbbbbbbbbbbbbbbbbbbbbbbbbbbbbbbbbbbbbbbbbbbbbbbbbbbbbbbbbbbbbbbbbbbbbbbbbbbb
+bbbbbbbbbbbbbbbbbbbbbbbbbbbbbbbbbbbbbbbbbbbbbbbbbbbbbbbbbbbbbbbbbbbbbbbbbbbbbbbbbbbbbbbbbbbbbbbbbbbbbbbbbbbbbbbbbbbbbbbbbbbbbbbb
+bbbbbbbbbbbbbbbbbbbbbbbbbbbbbbbbbbbbbbbbbbbbbbbbbbbbbbbbbbbbbbbbbbbbbbbbbbbbbbbbbbbbbbbbbbbbbbbbbbbbbbbbbbbbbbbbbbbbbbbbbbbbbbbb
+bbbbbbbbbbbbbbbbbbbbbbbbbbbbbbbbbbbbbbbbbbbbbbbbbbbbbbbbbbbbbbbbbbbbbbbbbbbbbbbbbbbbbbbbbbbbbbbbbbbbbbbbbbbbbbbbbbbbbbbbbbbbbbbb
+bbbbbbbbbbbbbbbbbbbbbbbbbbbbbbbbbbbbbbbbbbbbbbbbbbbbbbbbbbbbbbbbbbbbbbbbbbbbbbbbbbbbbbbbbbbbbbbbbbbbbbbbbbbbbbbbbbbbbbbbbbbbbbbb
+bbbbbbbbbbbbbbbbbbbbbbbbbbbbbbbbbbbbbbbbbbbbbbbbbbbbbbbbbbbbbbbbbbbbbbbbbbbbbbbbbbbbbbbbbbbbbbbbbbbbbbbbbbbbbbbbbbbbbbbbbbbbbbbb
+bbbbbbbbbbbbbbbbbbbbbbbbbbbbbbbbbbbbbbbbbbbbbbbbbbbbbbbbbbbbbbbbbbbbbbbbbbbbbbbbbbbbbbbbbbbbbbbbbbbbbbbbbbbbbbbbbbbbbbbbbbbbbbbb
+bbbbbbbbbbbbbbbbbbbbbbbbbbbbbbbbbbbbbbbbbbbbbbbbbbbbbbbbbbbbbbbbbbbbbbbbbbbbbbbbbbbbbbbbbbbbbbbbbbbbbbbbbbbbbbbbbbbbbbbbbbbbbbbb
+bbbbbbbbbbbbbbbbbbbbbbbbbbbbbbbbbbbbbbbbbbbbbbbbbbbbbbbbbbbbbbbbbbbbbbbbbbbbbbbbbbbbbbbbbbbbbbbbbbbbbbbbbbbbbbbbbbbbbbbbbbbbbbbb
+bbbbbbbbbbbbbbbbbbbbbbbbbbbbbbbbbbbbbbbbbbbbbbbbbbbbbbbbbbbbbbbbbbbbbbbbbbbbbbbbbbbbbbbbbbbbbbbbbbbbbbbbbbbbbbbbbbbbbbbbbbbbbbbb
+bbbbbbbbbbbbbbbbbbbbbbbbbbbbbbbbbbbbbbbbbbbbbbbbbbbbbbbbbbbbbbbbbbbbbbbbbbbbbbbbbbbbbbbbbbbbbbbbbbbbbbbbbbbbbbbbbbbbbbbbbbbbbbbb
+bbbbbbbbbbbbbbbbbbbbbbbbbbbbbbbbbbbbbbbbbbbbbbbbbbbbbbbbbbbbbbbbbbbbbbbbbbbbbbbbbbbbbbbbbbbbbbbbbbbbbbbbbbbbbbbbbbbbbbbbbbbbbbbb
+bbbbbbbbbbbbbbbbbbbbbbbbbbbbbbbbbbbbbbbbbbbbbbbbbbbbbbbbbbbbbbbbbbbbbbbbbbbbbbbbbbbbbbbbbbbbbbbbbbbbbbbbbbbbbbbbbbbbbbbbbbbbbbbb
+bbbbbbbbbbbbbbbbbbbbbbbbbbbbbbbbbbbbbbbbbbbbbbbbbbbbbbbbbbbbbbbbbbbbbbbbbbbbbbbbbbbbbbbbbbbbbbbbbbbbbbbbbbbbbbbbbbbbbbbbbbbbbbbb
+bbbbbbbbbbbbbbbbbbbbbbbbbbbbbbbbbbbbbbbbbbbbbbbbbbbbbbbbbbbbbbbbbbbbbbbbbbbbbbbbbbbbbbbbbbbbbbbbbbbbbbbbbbbbbbbbbbbbbbbbbbbbbbbb
+bbbbbbbbbbbbbbbbbbbbbbbbbbbbbbbbbbbbbbbbbbbbbbbbbbbbbbbbbbbbbbbbbbbbbbbbbbbbbbbbbbbbbbbbbbbbbbbbbbbbbbbbbbbbbbbbbbbbbbbbbbbbbbbb
+bbbbbbbbbbbbbbbbbbbbbbbbbbbbbbbbbbbbbbbbbbbbbbbbbbbbbbbbbbbbbbbbbbbbbbbbbbbbbbbbbbbbbbbbbbbbbbbbbbbbbbbbbbbbbbbbbbbbbbbbbbbbbbbb
+bbbbbbbbbbbbbbbbbbbbbbbbbbbbbbbbbbbbbbbbbbbbbbbbbbbbbbbbbbbbbbbbbbbbbbbbbbbbbbbbbbbbbbbbbbbbbbbbbbbbbbbbbbbbbbbbbbbbbbbbbbbbbbbb
+bbbbbbbbbbbbbbbbbbbbbbbbbbbbbbbbbbbbbbbbbbbbbbbbbbbbbbbbbbbbbbbbbbbbbbbbbbbbbbbbbbbbbbbbbbbbbbbbbbbbbbbbbbbbbbbbbbbbbbbbbbbbbbbb
+bbbbbbbbbbbbbbbbbbbbbbbbbbbbbbbbbbbbbbbbbbbbbbbbbbbbbbbbbbbbbbbbbbbbbbbbbbbbbbbbbbbbbbbbbbbbbbbbbbbbbbbbbbbbbbbbbbbbbbbbbbbbbbbb
+bbbbbbbbbbbbbbbbbbbbbbbbbbbbbbbbbbbbbbbbbbbbbbbbbbbbbbbbbbbbbbbbbbbbbbbbbbbbbbbbbbbbbbbbbbbbbbbbbbbbbbbbbbbbbbbbbbbbbbbbbbbbbbbb
+bbbbbbbbbbbbbbbbbbbbbbbbbbbbbbbbbbbbbbbbbbbbbbbbbbbbbbbbbbbbbbbbbbbbbbbbbbbbbbbbbbbbbbbbbbbbbbbbbbbbbbbbbbbbbbbbbbbbbbbbbbbbbbbb
+bbbbbbbbbbbbbbbbbbbbbbbbbbbbbbbbbbbbbbbbbbbbbbbbbbbbbbbbbbbbbbbbbbbbbbbbbbbbbbbbbbbbbbbbbbbbbbbbbbbbbbbbbbbbbbbbbbbbbbbbbbbbbbbb
+bbbbbbbbbbbbbbbbbbbbbbbbbbbbbbbbbbbbbbbbbbbbbbbbbbbbbbbbbbbbbbbbbbbbbbbbbbbbbbbbbbbbbbbbbbbbbbbbbbbbbbbbbbbbbbbbbbbbbbbbbbbbbbbb
+bbbbbbbbbbbbbbbbbbbbbbbbbbbbbbbbbbbbbbbbbbbbbbbbbbbbbbbbbbbbbbbbbbbbbbbbbbbbbbbbbbbbbbbbbbbbbbbbbbbbbbbbbbbbbbbbbbbbbbbbbbbbbbbb
+bbbbbbbbbbbbbbbbbbbbbbbbbbbbbbbbbbbbbbbbbbbbbbbbbbbbbbbbbbbbbbbbbbbbbbbbbbbbbbbbbbbbbbbbbbbbbbbbbbbbbbbbbbbbbbbbbbbbbbbbbbbbbbbb
+bbbbbbbbbbbbbbbbbbbbbbbbbbbbbbbbbbbbbbbbbbbbbbbbbbbbbbbbbbbbbbbbbbbbbbbbbbbbbbbbbbbbbbbbbbbbbbbbbbbbbbbbbbbbbbbbbbbbbbbbbbbbbbbb
+bbbbbbbbbbbbbbbbbbbbbbbbbbbbbbbbbbbbbbbbbbbbbbbbbbbbbbbbbbbbbbbbbbbbbbbbbbbbbbbbbbbbbbbbbbbbbbbbbbbbbbbbbbbbbbbbbbbbbbbbbbbbbbbb
+bbbbbbbbbbbbbbbbbbbbbbbbbbbbbbbbbbbbbbbbbbbbbbbbbbbbbbbbbbbbbbbbbbbbbbbbbbbbbbbbbbbbbbbbbbbbbbbbbbbbbbbbbbbbbbbbbbbbbbbbbbbbbbbb
+bbbbbbbbbbbbbbbbbbbbbbbbbbbbbbbbbbbbbbbbbbbbbbbbbbbbbbbbbbbbbbbbbbbbbbbbbbbbbbbbbbbbbbbbbbbbbbbbbbbbbbbbbbbbbbbbbbbbbbbbbbbbbbbb
+bbbbbbbbbbbbbbbbbbbbbbbbbbbbbbbbbbbbbbbbbbbbbbbbbbbbbbbbbbbbbbbbbbbbbbbbbbbbbbbbbbbbbbbbbbbbbbbbbbbbbbbbbbbbbbbbbbbbbbbbbbbbbbbb
+bbbbbbbbbbbbbbbbbbbbbbbbbbbbbbbbbbbbbbbbbbbbbbbbbbbbbbbbbbbbbbbbbbbbbbbbbbbbbbbbbbbbbbbbbbbbbbbbbbbbbbbbbbbbbbbbbbbbbbbbbbbbbbbb
+bbbbbbbbbbbbbbbbbbbbbbbbbbbbbbbbbbbbbbbbbbbbbbbbbbbbbbbbbbbbbbbbbbbbbbbbbbbbbbbbbbbbbbbbbbbbbbbbbbbbbbbbbbbbbbbbbbbbbbbbbbbbbbbb
+…(239 lines of a section not shown)…
